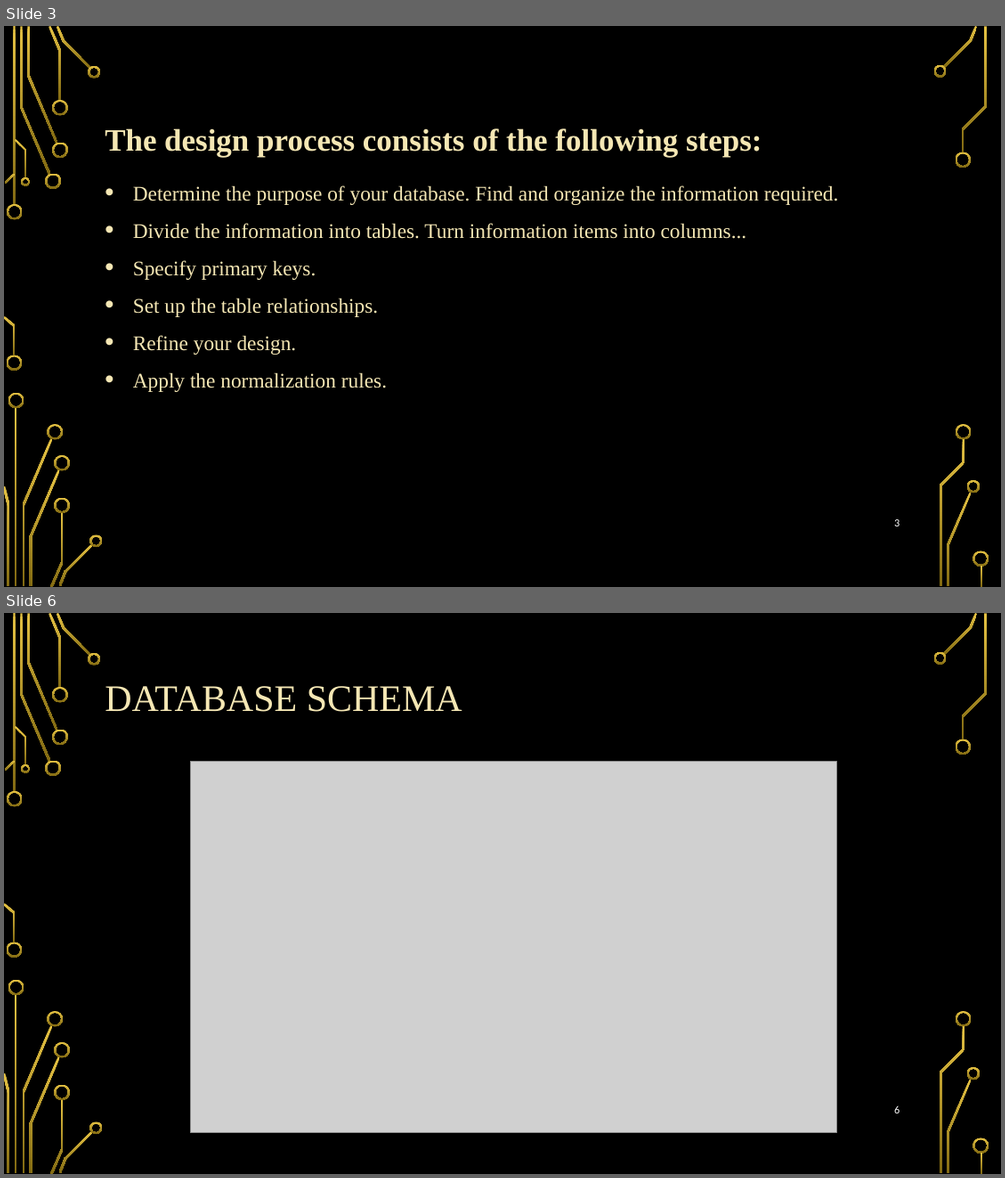
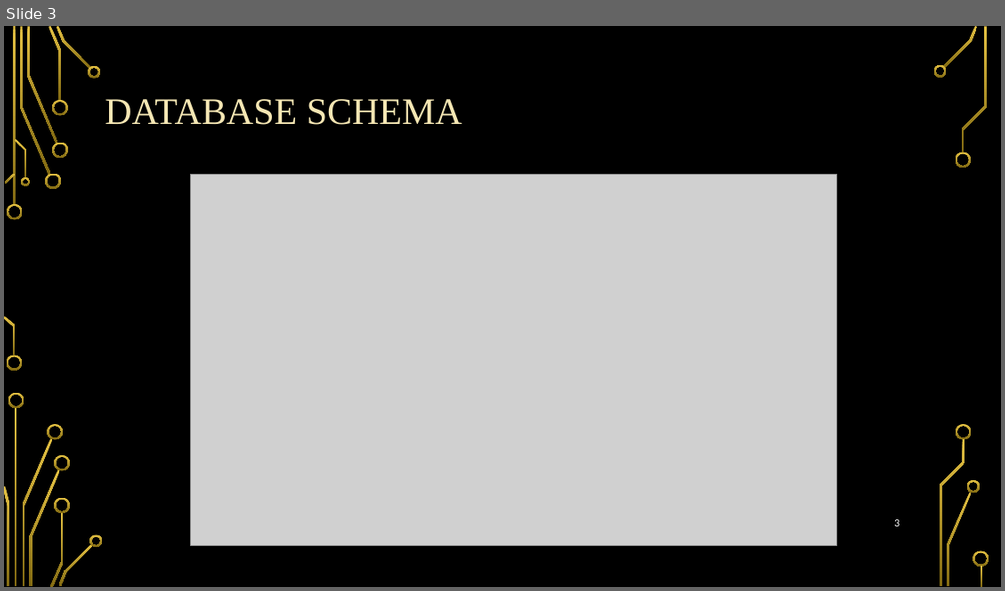
Before and after one commit to sarveshbhat/Clgproject-BCK, a slide deck: database ppt.pptx. Shown one above the other, each under a label of ours: slides 3 and 6 before the commit, slide 3 after it; the slides between them are not shown. The pictures are 1005x1178 and 1005x591 pixels, drawn with LibreOffice and Linux fonts; fonts in the diff are those of the drawing; grey boxes stand for pictures; background and template pictures are left out. Boxes give left, top, right and bottom in pixels: in the first picture for what was removed or moved away, otherwise in the second. Text is boxed around its words. In the diff, an @@ line names an element or a change of style, - is before the commit and + after.

```diff
--- a/database ppt.pptx
+++ b/database ppt.pptx
@@ slide 3 removed at (4,26,1001,587), background picture (left out); not listed: 36 template elements that a slide beside it also shows @@
@@ text removed at (105,128,839,392) @@
-The design process consists of the following steps:
-• Determine the purpose of your database. Find and organize the information required.
-• Divide the information into tables. Turn information items into columns...
-• Specify primary keys.
-• Set up the table relationships.
-• Refine your design.
-• Apply the normalization rules.
@@ page number removed at (894,519,899,526) @@
-3
@@ what was slide 6 is now slide 3 @@
@@ page number at (894,519,899,526): text changed @@
-6
+3
```
Also in this commit, not shown: 3 slides changed, 26 slides added, 4 other slides removed, 16 other files.
